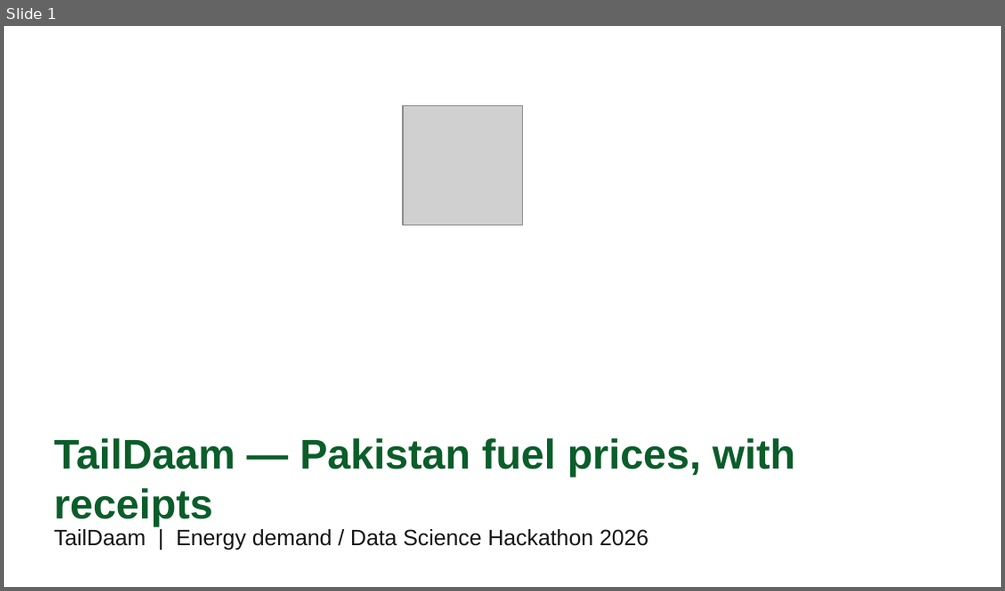
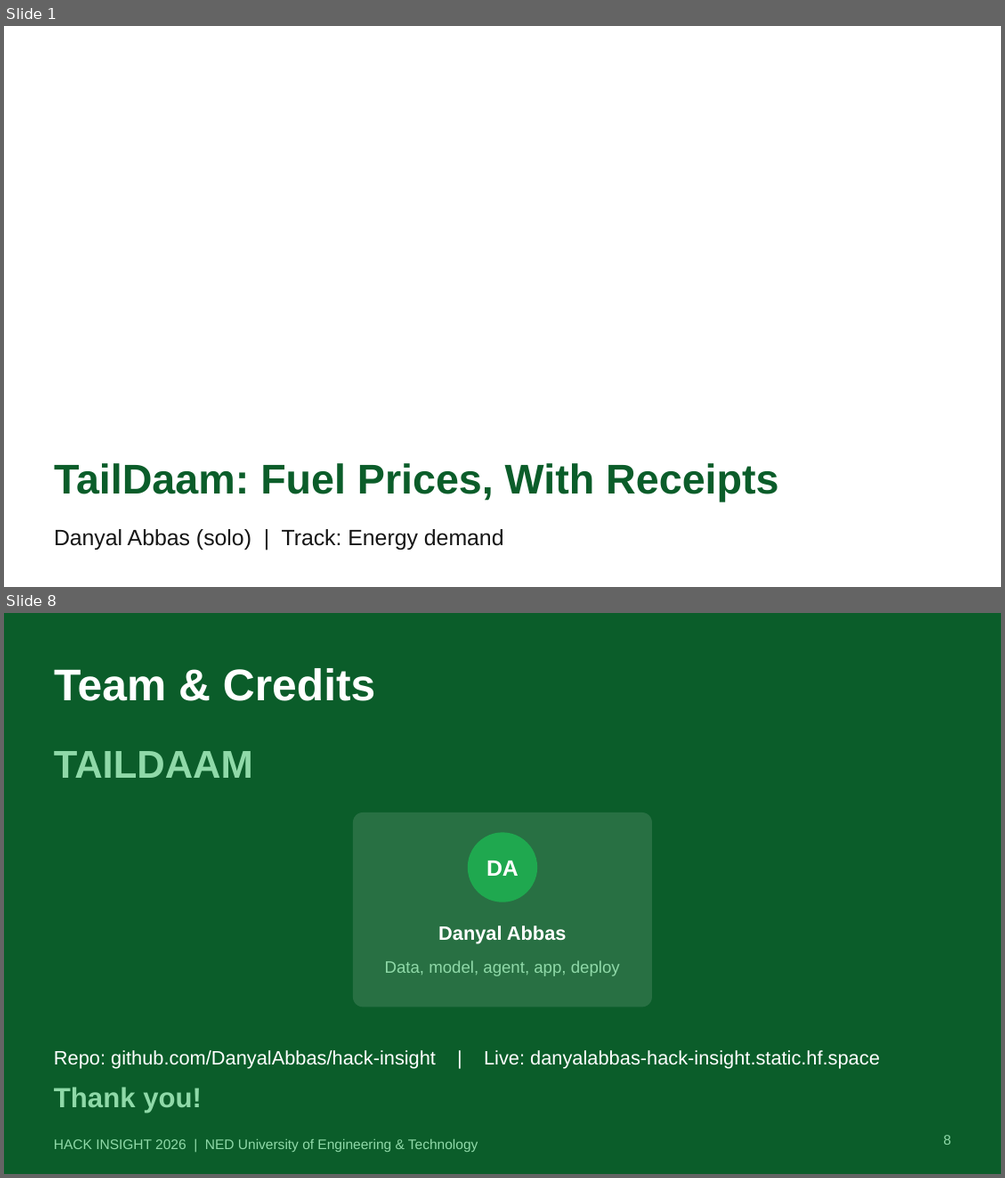
Before and after one commit to DanyalAbbas/TailDaam, a slide deck: TailDaam_Submission.pptx. Shown one above the other, each under a label of ours: slide 1 before the commit, slides 1 and 8 after it; the slides between them are not shown. The pictures are 1005x591 and 1005x1178 pixels, drawn with LibreOffice and Linux fonts; fonts in the diff are those of the drawing; grey boxes stand for pictures; background and template pictures are left out. Boxes give left, top, right and bottom in pixels: in the first picture for what was removed or moved away, otherwise in the second. Text is boxed around its words. In the diff, an @@ line names an element or a change of style, - is before the commit and + after.

Commit message:
Fix current-price recency and sync final submission deck

```diff
--- a/TailDaam_Submission.pptx
+++ b/TailDaam_Submission.pptx
@@ slide 8 added at <box>4,613,1001,1174</box>, background #0B5D2A @@
@@ title added at <box>54,668,375,701</box>, 32 pt, text #FFFFFF, bold @@
+Team & Credits
@@ text added at <box>54,751,253,778</box>, 28 pt, text #8FD9A8, bold @@
+TAILDAAM
@@ rounded rectangle added at <box>353,812,652,1006</box>, fill #FFFFFF at 12% opacity @@
@@ ellipse added at <box>468,832,537,902</box>, fill #1FA84F, 16 pt, text #FFFFFF, bold @@
+DA
@@ text added at <box>438,925,566,943</box>, 14 pt, text #FFFFFF, bold @@
+Danyal Abbas
@@ text added at <box>385,960,620,976</box>, 12 pt, text #8FD9A8 @@
+Data, model, agent, app, deploy
@@ text added at <box>54,1050,880,1068</box>, 14 pt, text #FFFFFF @@
+Repo: github.com/DanyalAbbas/hack-insight | Live: danyalabbas-hack-insight.static.hf.space
@@ text added at <box>54,1086,202,1112</box>, 20 pt, text #8FD9A8, bold @@
+Thank you!
@@ text added at <box>54,1139,477,1151</box>, 10 pt, text #8FD9A8 @@
+HACK INSIGHT 2026 | NED University of Engineering & Technology
@@ page number added at <box>943,1135,951,1144</box>, 10 pt, text #8FD9A8 @@
+8
@@ slide 1 changed as well @@
@@ picture removed at <box>403,106,522,225</box> @@
@@ title at <box>54,463,778,501</box>: text changed @@
-TailDaam — Pakistan fuel prices, with receipts
+TailDaam: Fuel Prices, With Receipts
@@ text at <box>54,529,504,549</box>: text changed @@
-TailDaam | Energy demand / Data Science Hackathon 2026
+Danyal Abbas (solo) | Track: Energy demand
```
Also in this commit, not shown: 6 other slides changed, 1 slide removed, 1 other file.
